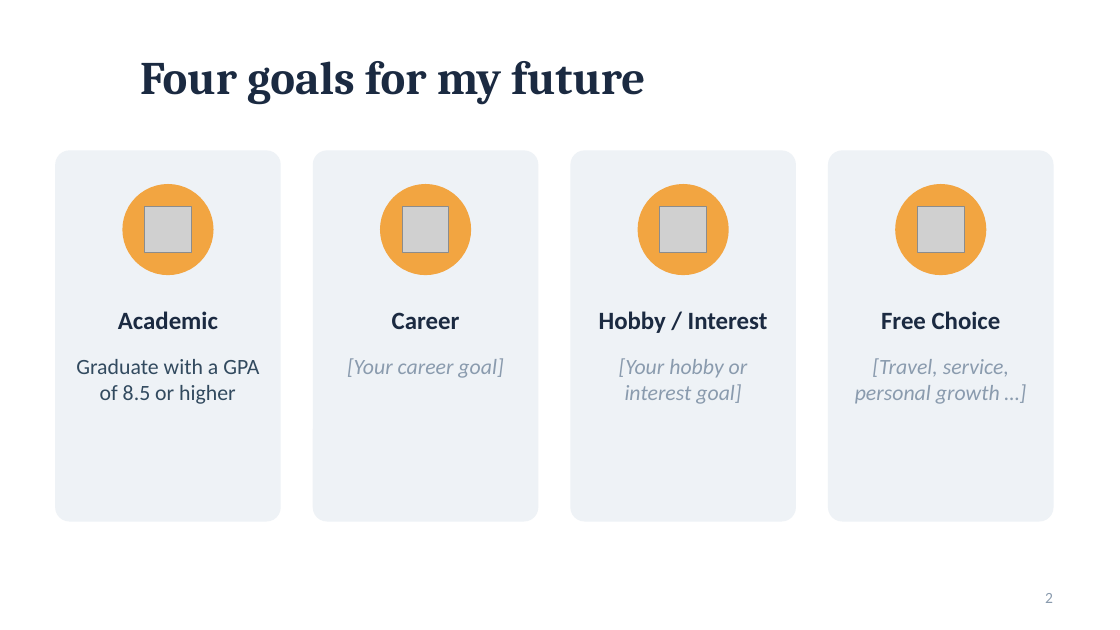
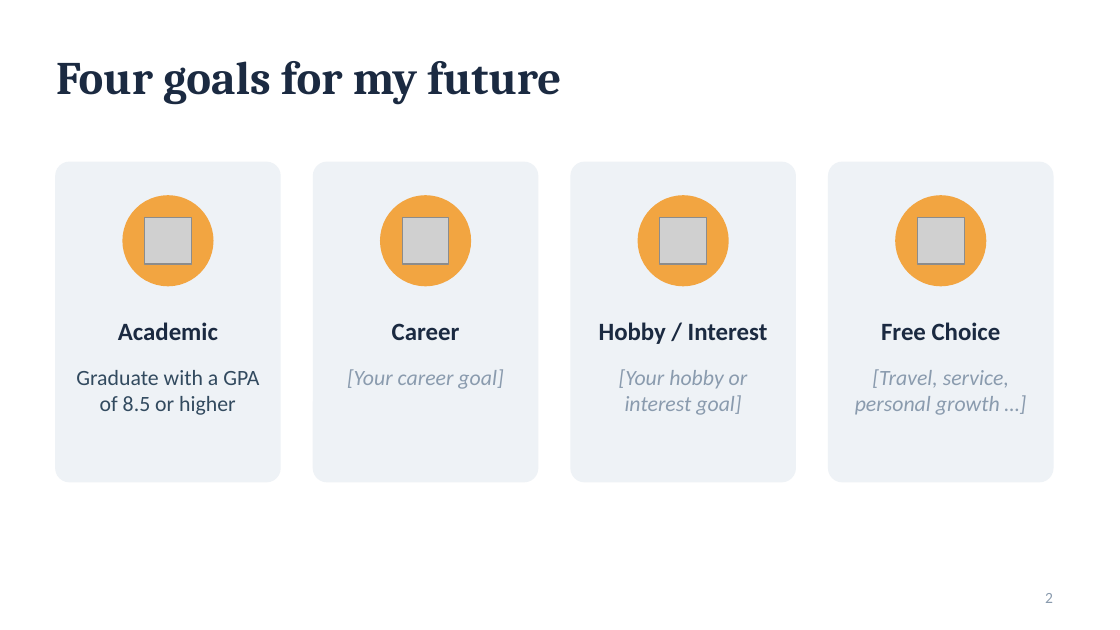
Before and after one commit to georgedeme/vault, a slide deck: slide 2 of Public/Uni/LAN100/02 - My Future Goals.pptx. Drawn at 1120x630 pixels with LibreOffice and Linux fonts; fonts in the diff are those of the drawing; grey boxes stand for pictures. Boxes give left, top, right and bottom in pixels: in the first picture for what was removed or moved away, otherwise in the second. Text is boxed around its words. In the diff, an @@ line names an element or a change of style, - is before the commit and + after.

```diff
--- a/Public/Uni/LAN100/02 - My Future Goals.pptx
+++ b/Public/Uni/LAN100/02 - My Future Goals.pptx
@@ title "Four goals for my future" moved from (x1=140, y1=61, x2=645, y2=104) to (x1=56, y1=61, x2=561, y2=104) @@
@@ rounded rectangle resized from (x1=56, y1=151, x2=280, y2=521) to (x1=56, y1=162, x2=280, y2=482) @@
@@ rounded rectangle resized from (x1=314, y1=151, x2=538, y2=521) to (x1=314, y1=162, x2=538, y2=482) @@
@@ rounded rectangle resized from (x1=571, y1=151, x2=795, y2=521) to (x1=571, y1=162, x2=795, y2=482) @@
@@ rounded rectangle resized from (x1=829, y1=151, x2=1053, y2=521) to (x1=829, y1=162, x2=1053, y2=482) @@
@@ 4 pictures, 4 texts, 4 ellipses moved together from (x1=118, y1=185, x2=1001, y2=333) to (x1=118, y1=196, x2=1001, y2=344) @@
@@ text "Graduate with a GPA of ..." moved from (x1=76, y1=359, x2=259, y2=404) to (x1=76, y1=370, x2=259, y2=415) @@
@@ text "[Your career goal]" moved from (x1=347, y1=358, x2=503, y2=378) to (x1=347, y1=369, x2=503, y2=389) @@
@@ text "[Your hobby or interest goal]" moved from (x1=619, y1=358, x2=748, y2=404) to (x1=619, y1=369, x2=748, y2=415) @@
@@ text "[Travel, service, personal growth …]" moved from (x1=855, y1=358, x2=1009, y2=404) to (x1=855, y1=369, x2=1009, y2=415) @@
```
Also in this commit, not shown: 6 other slides changed, 1 other file.
